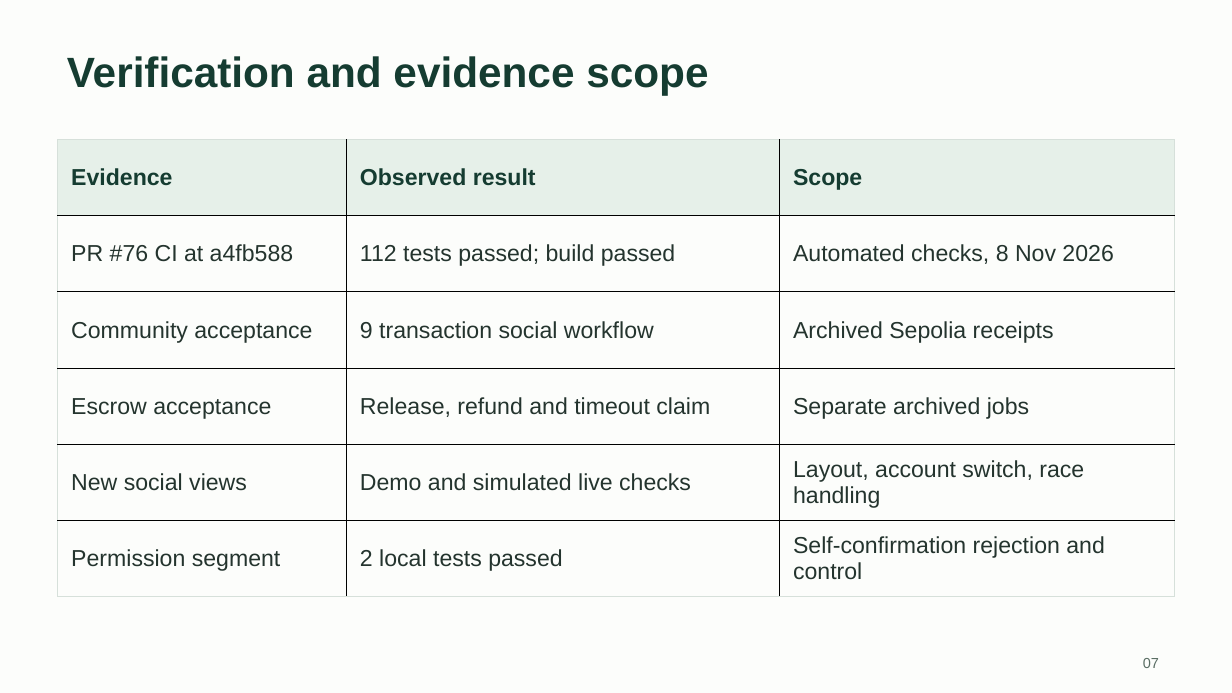
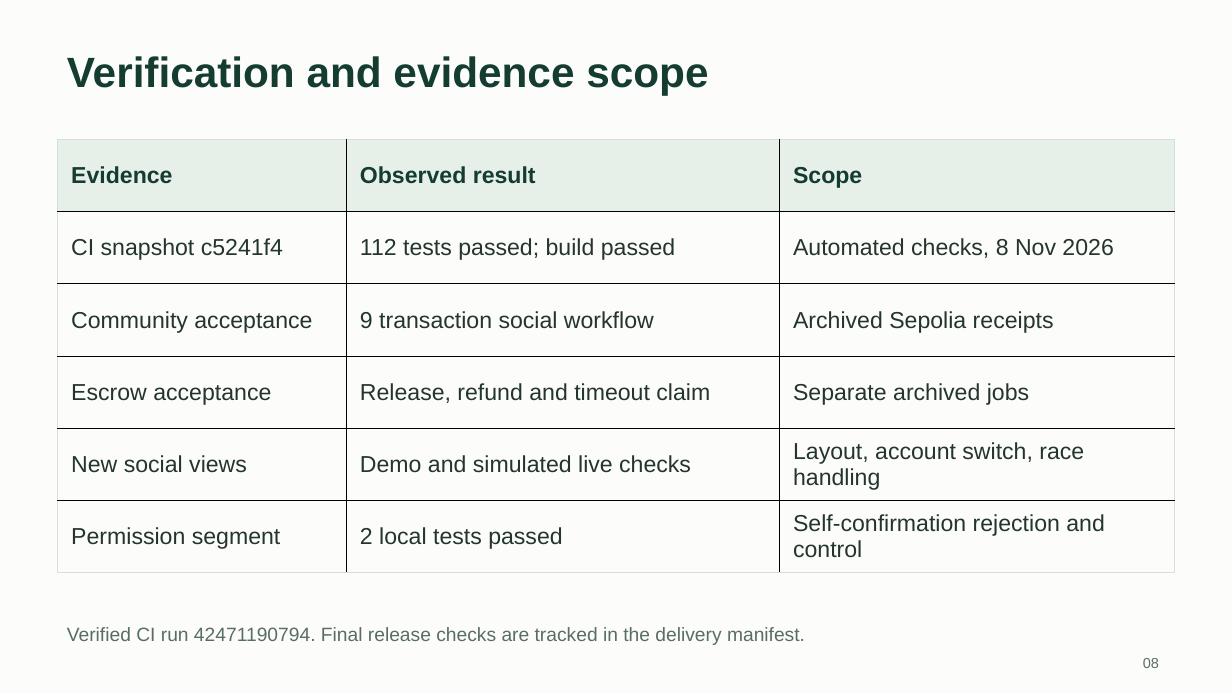
Before and after one commit to Zqqq-qq/comp7610-agentledger, a slide deck: slide 8 of docs/project/5-AgentLedger-Slides.pptx (slide 7 before the commit). Drawn at 1232x693 pixels with LibreOffice and Linux fonts; fonts in the diff are those of the drawing. Boxes give left, top, right and bottom in pixels: in the first picture for what was removed or moved away, otherwise in the second. Text is boxed around its words. In the diff, an @@ line names an element or a change of style, - is before the commit and + after.

```diff
--- a/docs/project/5-AgentLedger-Slides.pptx
+++ b/docs/project/5-AgentLedger-Slides.pptx
@@ table at (57,140,1174,573) @@
-row 2, column 1: PR #76 CI at a4fb588
+row 2, column 1: CI snapshot c5241f4
@@ text added at (67,627,805,645), 15 pt, text #596D63 @@
+Verified CI run 42471190794. Final release checks are tracked in the delivery manifest.
@@ text at (1143,658,1159,668): text changed @@
-07
+08
```
Also in this commit, not shown: 6 other slides changed, 3 slides added, 2 slides removed, 7 other files.
